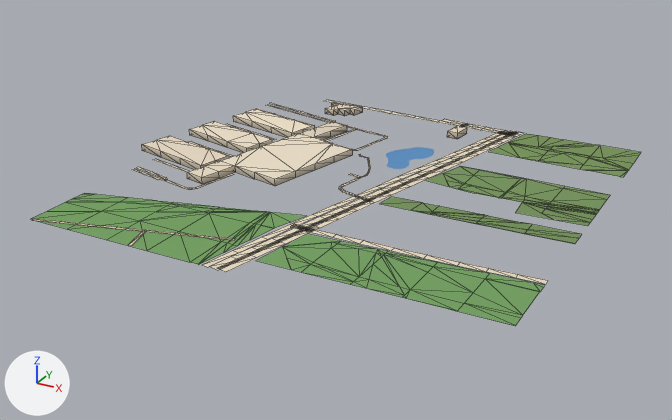
Renders of the glTF model public/assets/bengaluru-region-v1/tiles/t36_12-l0.glb from each side of a commit.
Both versions are drawn from a 50 mm lens placed at (18688.0, 5393.0, 389.0), pointed at (18227.0, 6231.0, -30.0). Arrows for +X, +Y and +Z are at lower left; the lights stay in place. The first picture is the older version. Mesh edges are drawn as thin lines on the coarser meshes. Vertices at exactly the same position are counted once.

The first picture shows 'building', 'ground', 'water'.
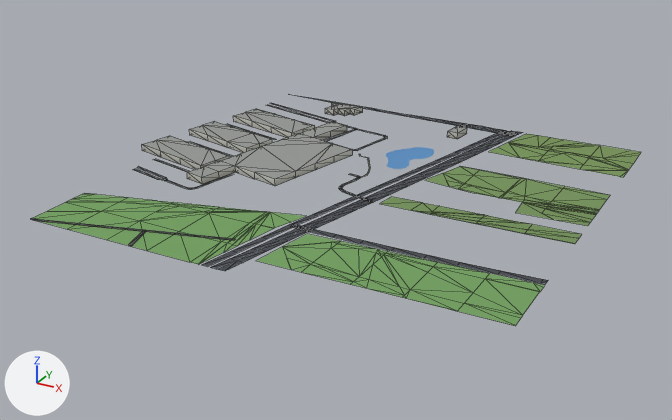
Changed parts and their boxes (x1, y1, x2, y2) in the pictures (672 x 420 px; the box of a moved part takes in the faces that stretch with it):
'ground', reshaped: before (32, 100, 641, 326); after (31, 95, 641, 326)
part 1 of me_building, recoloured (darker): (142, 102, 467, 186) in both
part 2 of me_ground, rebuilt: before (218, 131, 524, 272); after (218, 132, 522, 271)
part 3 of me_ground, rebuilt: before (362, 130, 515, 200); after (363, 131, 516, 200)
part 4 of me_ground, rebuilt: before (210, 198, 367, 270); after (211, 199, 367, 269)
part 5 of me_ground, moved or reshaped: before (226, 100, 485, 140); after (226, 95, 485, 140)
part 6 of me_ground, moved or reshaped: before (33, 219, 295, 267); after (31, 218, 292, 267)
part 7 of me_ground, moved or reshaped: before (132, 159, 189, 180); after (133, 159, 189, 180)
part 8 of me_ground, moved or reshaped: (458, 262, 548, 284) in both
part 9 of me_ground, recoloured: before (60, 103, 516, 272); after (47, 103, 516, 274)

The change, as a list of edits to the scene's bpy script:
```text
Change me_building:
    used by ob_building; location = (18000.0, 6000.0, 0.0)
    remove me_building.from_pydata(...)  # 144 vertices, 207 faces; spans x -34.0..289.0, y 162.0..483.0, z 0.0..8.0
    add me_building.from_pydata(...)  # 144 vertices, 262 faces; spans x -34.0..289.0, y 162.0..483.0, z 0.0..8.0
    me_building part 1: 207 kept faces spanning x -34.0..289.0, y 162.0..483.0, z 0.0..8.0 get new vertex colours
    edits to the shape of me_building do not show in these pictures
Change me_ground:
    used by ob_ground; location = (18000.0, 6000.0, 0.0)
    remove me_ground.from_pydata(...)  # 629 vertices, 665 faces; spans x 0.0..500.0, y -2.0..504.0, z 1.0
    add me_ground.from_pydata(...)  # 645 vertices, 681 faces; spans x 0.0..500.0, y 0.0..500.0, z 1.0
    me_ground part 2: the loose piece of 40 vertices spanning x 230.0..354.0, y -1.0..501.0, z 1.0 is rebuilt with 42 vertices and now spans x 232.0..352.0, y 0.0..500.0, z 1.0
    me_ground part 3: the loose piece of 24 vertices spanning x 269.0..346.0, y 207.0..501.0, z 1.0 is rebuilt with 24 vertices and now spans x 271.0..343.0, y 208.0..500.0, z 1.0
    me_ground part 4: the loose piece of 16 vertices spanning x 221.0..281.0, y -1.0..210.0, z 1.0 is rebuilt with 16 vertices and now spans x 223.0..278.0, y 0.0..209.0, z 1.0
    me_ground part 5: 21 vertices moved from x 29.0..275.0, y 330.0..504.0, z 1.0 to x 13.0..296.0, y 332.0..500.0, z 1.0; 10 vertices removed from x 38.0..241.0, y 431.0..504.0, z 1.0; 21 vertices added at x 0.0..244.0, y 430.0..500.0, z 1.0
    me_ground part 6: 12 vertices moved from x 32.0..237.0, y -1.0..77.0, z 1.0 to x 19.0..236.0, y 0.0..77.0, z 1.0; 4 vertices removed from x 3.0..132.0, y -2.0..2.0, z 1.0; 7 vertices added at x 0.0..132.0, y 0.0..2.0, z 1.0
    me_ground part 7: 2 vertices moved from x 24.0..25.0, y 159.0..163.0, z 1.0 to x 15.0..16.0, y 161.0..165.0, z 1.0; 4 vertices removed from x 22.0..31.0, y 152.0..192.0, z 1.0; 4 vertices added at x 12.0..23.0, y 154.0..193.0, z 1.0
    me_ground part 8: 2 vertices moved from x 446.0, y 113.0..121.0, z 1.0 to x 457.0, y 113.0..121.0, z 1.0; 2 vertices removed from x 473.0, y 114.0..122.0, z 1.0; 2 vertices added at x 496.0, y 115.0..123.0, z 1.0
    me_ground part 9: 234 kept faces spanning x 0.0..457.0, y 0.0..500.0, z 1.0 get new vertex colours; the middle colour goes from beige #d7c9ae to dark grey #535556
```
